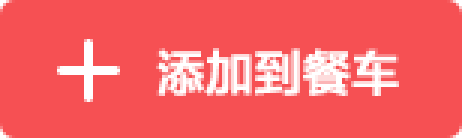
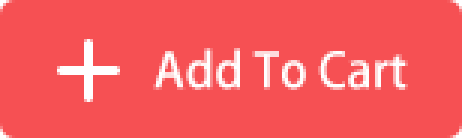
Comparing the layer stacks of the two 462x138 images. Changes:
added layer "Add To Cart" above "添加到餐车" over [153, 48, 408, 90]
hid "添加到餐车" over [156, 48, 399, 96]
